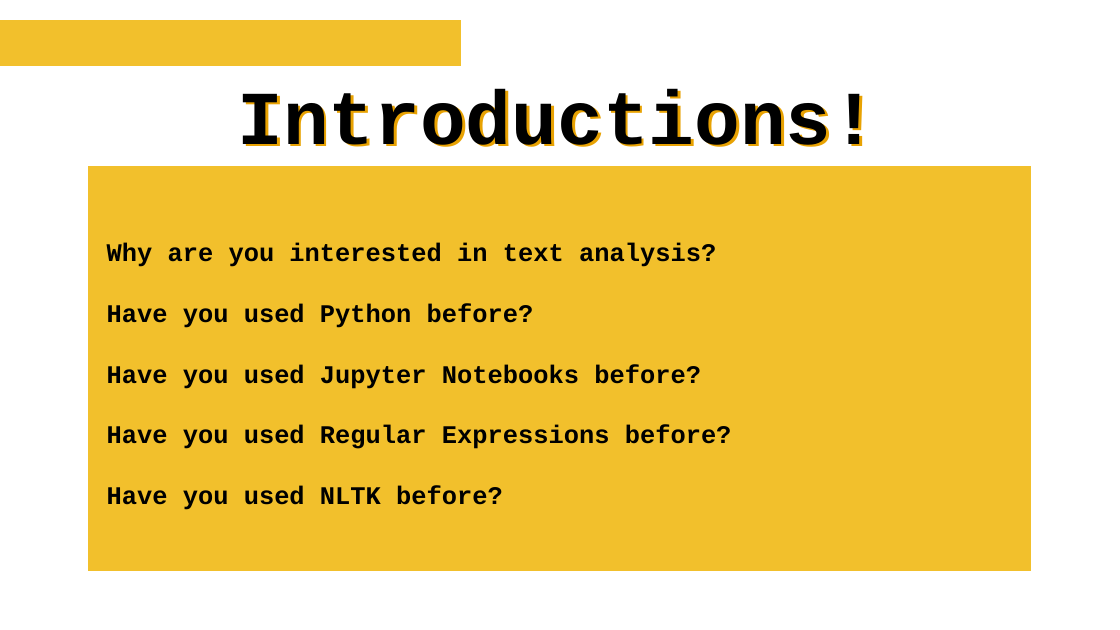
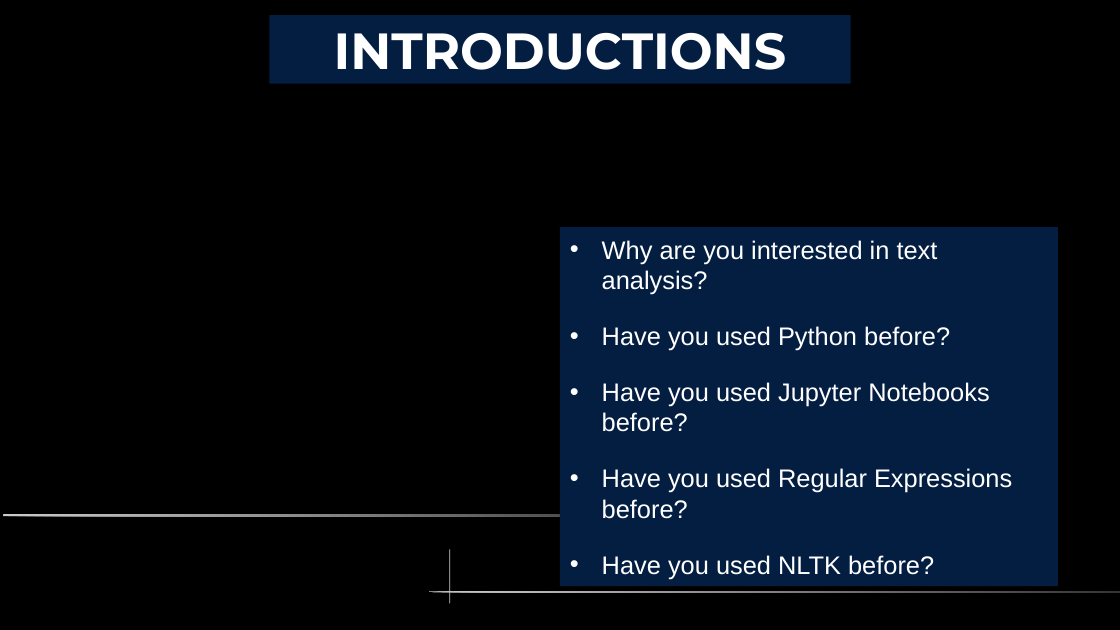
Before and after one commit to DCS-training/nltk-intro-2024, a slide deck: slide 4 of Slides/NLTK_class1_09.02.2024.pptx. Drawn at 1120x630 pixels with LibreOffice and Linux fonts; fonts in the diff are those of the drawing; background and template pictures are left out. Boxes give left, top, right and bottom in pixels: in the first picture for what was removed or moved away, otherwise in the second. Text is boxed around its words. In the diff, an @@ line names an element or a change of style, - is before the commit and + after.

Commit message:
Update slides with official design

```diff
--- a/Slides/NLTK_class1_09.02.2024.pptx
+++ b/Slides/NLTK_class1_09.02.2024.pptx
@@ background #FFFFFF to picture (left out) @@
@@ freeform shape removed at (0,20,461,67) @@
@@ line removed from (45, 9) to (45, 15) @@
@@ rectangle "INTRODUCTIONS": place and size @@
-rectangle "INTRODUCTIONS" at (237,89,877,147)
+rectangle "INTRODUCTIONS" at (269,15,851,83)
@@ rectangle "INTRODUCTIONS" at (269,15,851,83): fill none to #041E42 @@
@@ text in rectangle at (334,33,786,70): text changed; size 54 to 36 pt; font Courier New to Montserrat; text colour #000000 to #FFFFFF @@
-Introductions!
+INTRODUCTIONS
@@ freeform shape removed at (36,74,54,79) @@
@@ freeform shape removed at (38,78,53,83) @@
@@ freeform shape removed at (87,167,1032,572) @@
@@ rectangle "Why are you interested in ..." at (560,228,1058,586): fill none to #041E42 @@
@@ rectangle "Why are you interested in ...": place and size @@
-rectangle "Why are you interested in ..." at (107,242,732,510)
+rectangle "Why are you interested in ..." at (560,228,1058,586)
@@ text in rectangle at (602,240,1012,579): text changed; font Courier New to Arial; text colour #000000 to #FFFFFF; bold off @@
-Why are you interested in text analysis?
-Have you used Python before?
-Have you used Jupyter Notebooks before?
-Have you used Regular Expressions before?
-Have you used NLTK before?
+• Why are you interested in text analysis?
+• Have you used Python before?
+• Have you used Jupyter Notebooks before?
+• Have you used Regular Expressions before?
+• Have you used NLTK before?
@@ freeform shape added at (3,514,683,516), fill gradient #CCCCCC to #333333 @@
@@ freeform shape added at (449,550,450,604), fill #CCCCCC @@
@@ text added at (538,556,859,588), 14 pt, text #000000 @@
+Instructor:
+February 9-16. 2024
+Centre for Data, Culture & Society
@@ freeform shape added at (429,592,1120,593), fill gradient #CCCCCC to #333333 @@
```
Also in this commit, not shown: 5 other slides changed.
